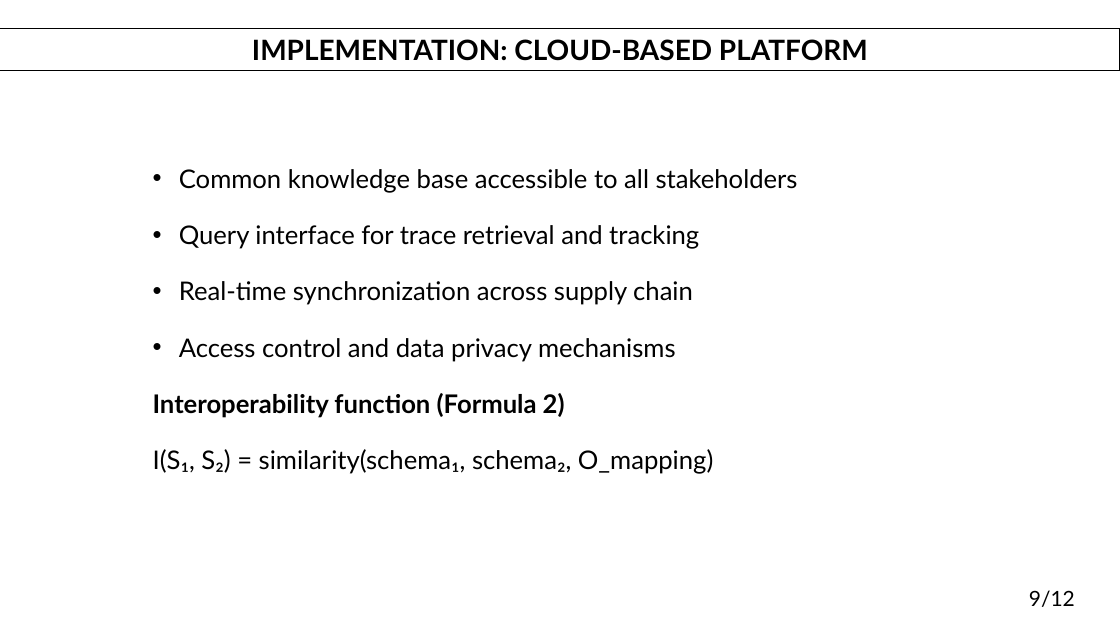
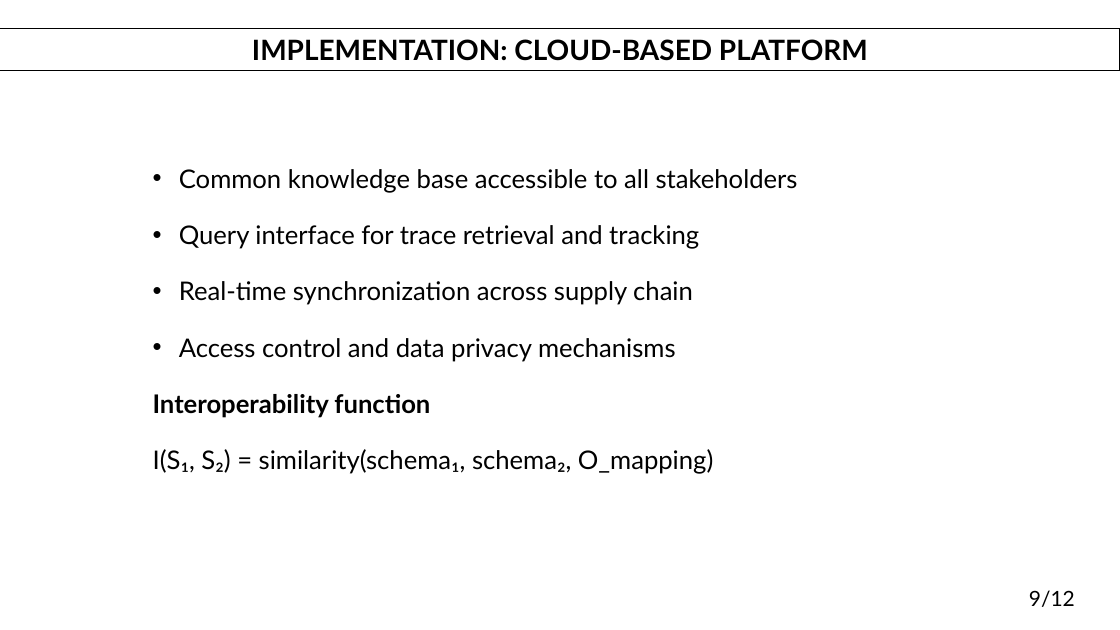
Before and after one commit to DanielWhy7/FSR, a slide deck: slide 9 of presentaion2.pptx. Drawn at 1120x630 pixels with LibreOffice and Linux fonts; fonts in the diff are those of the drawing. Boxes give left, top, right and bottom in pixels: in the first picture for what was removed or moved away, otherwise in the second. Text is boxed around its words. In the diff, an @@ line names an element or a change of style, - is before the commit and + after.

```diff
--- a/presentaion2.pptx
+++ b/presentaion2.pptx
@@ text at (153, 394, 430, 418): text changed @@
-Interoperability function (Formula 2)
+Interoperability function
```
Also in this commit, not shown: 2 other slides changed, 1 other file.
